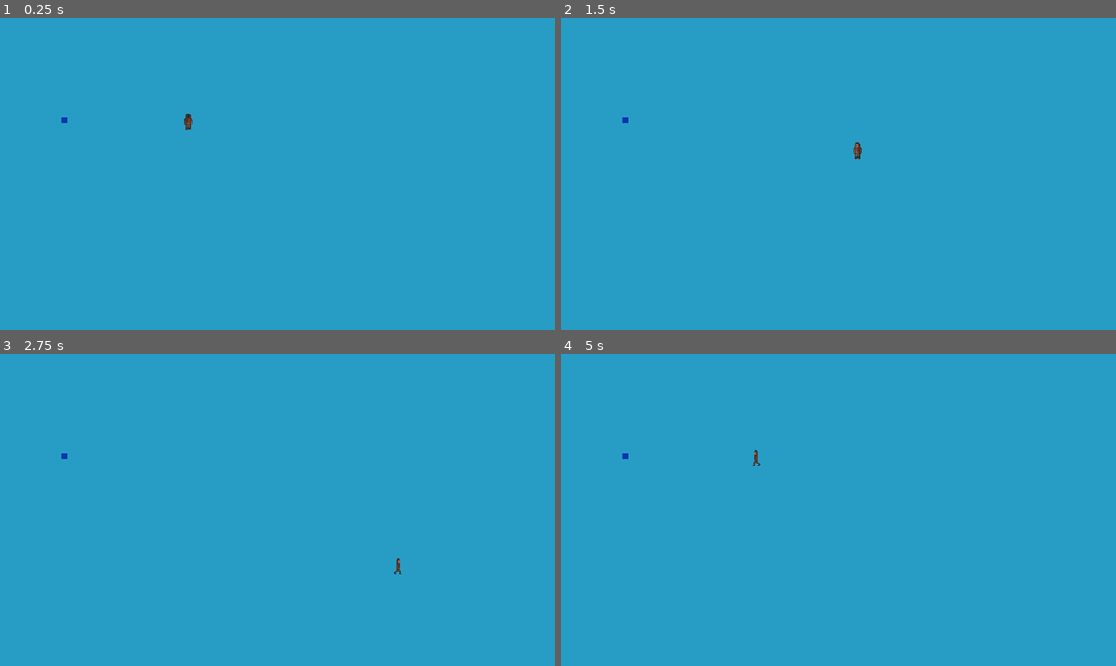
Above: before the commit, frames 1-4 (two rows, left to right).
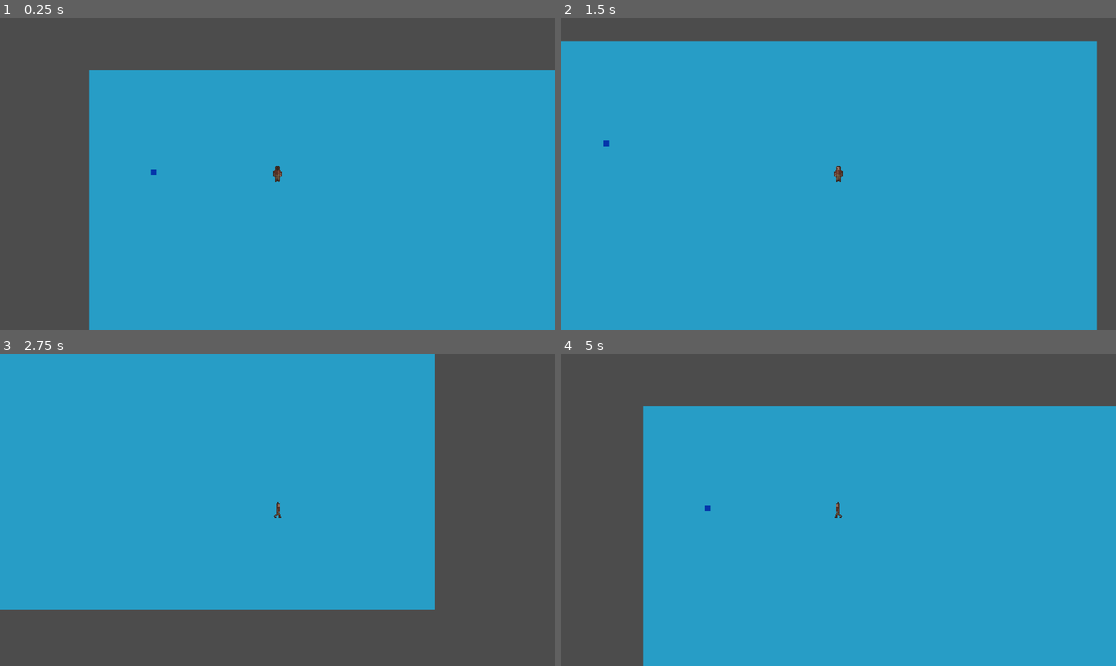
Above: after the commit, the same moments.

Repository: Not-Aaron/archive_dungeon
Game: Godot game, scene res://src/main.tscn
Two runs of this game, one before a commit and one after it. Both use one fixed random seed, a clock stepped at 60 frames per second and the inputs below.
Inputs:
- Up to frame 1 (0.25 s): no input
- Up to frame 2 (1.5 s): tap Enter at 0.5 s; hold D (move_right) 0.53-1.28 s; hold S (move_down) from 1.28 s (still down)
- Up to frame 3 (2.75 s): release S (move_down) at 2.03 s; hold D (move_right) from 2.03 s (still down)
- Up to frame 4 (5 s): release D (move_right) at 2.78 s; hold W (move_up) 2.78-3.53 s; hold A (move_left) from 3.53 s (still down)

The runs differ from the first frame. In frame 1, 30% of the frame differs, in the area x 0-100%, y 0-100%; in frame 2, 11%; in frame 3, 36%; in frame 4, 29%.
Error before the commit: Parse Error: The identifier "Player" isn't declared in the current scope. (res://src/environment/portal.gd:17)

Commit message:
added cameras

Diff:
--- a/project.godot
+++ b/project.godot
@@ -7,6 +7,16 @@
 ;   param=value ; assign values to parameters
 
 config_version=4
+
+_global_script_classes=[ {
+"base": "KinematicBody2D",
+"class": "Player",
+"language": "GDScript",
+"path": "res://src/actors/player/player.gd"
+} ]
+_global_script_class_icons={
+"Player": ""
+}
 
 [application]
 
--- a/src/levels/level_1.tscn
+++ b/src/levels/level_1.tscn
@@ -13,6 +13,9 @@
 [node name="Player" parent="." instance=ExtResource( 1 )]
 position = Vector2( 895, 266 )
 
+[node name="Camera2D" type="Camera2D" parent="Player"]
+current = true
+
 [node name="FlyingEnemy" parent="." instance=ExtResource( 2 )]
 position = Vector2( 437, 279 )
 
--- a/src/levels/level_2.tscn
+++ b/src/levels/level_2.tscn
@@ -11,5 +11,8 @@
 [node name="Player" parent="." instance=ExtResource( 1 )]
 position = Vector2( 895, 266 )
 
+[node name="Camera2D" type="Camera2D" parent="Player"]
+current = true
+
 [node name="FlyingEnemy" parent="." instance=ExtResource( 2 )]
 position = Vector2( 1414, 294 )
--- a/src/main.tscn
+++ b/src/main.tscn
@@ -18,3 +18,6 @@
 
 [node name="Player" parent="." instance=ExtResource( 1 )]
 position = Vector2( 651, 360 )
+
+[node name="Camera2D" type="Camera2D" parent="Player"]
+current = true
Not shown, changed: assets/player/left1.png.import
Not shown, changed: builds/web/index.png.import
Not shown, added: .DS_Store
